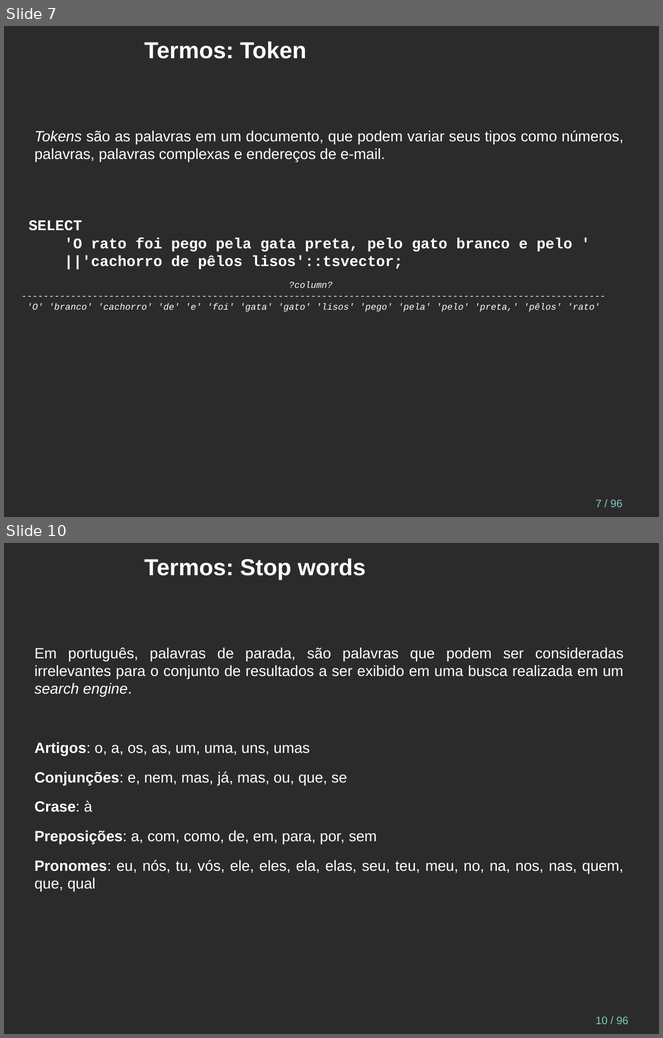
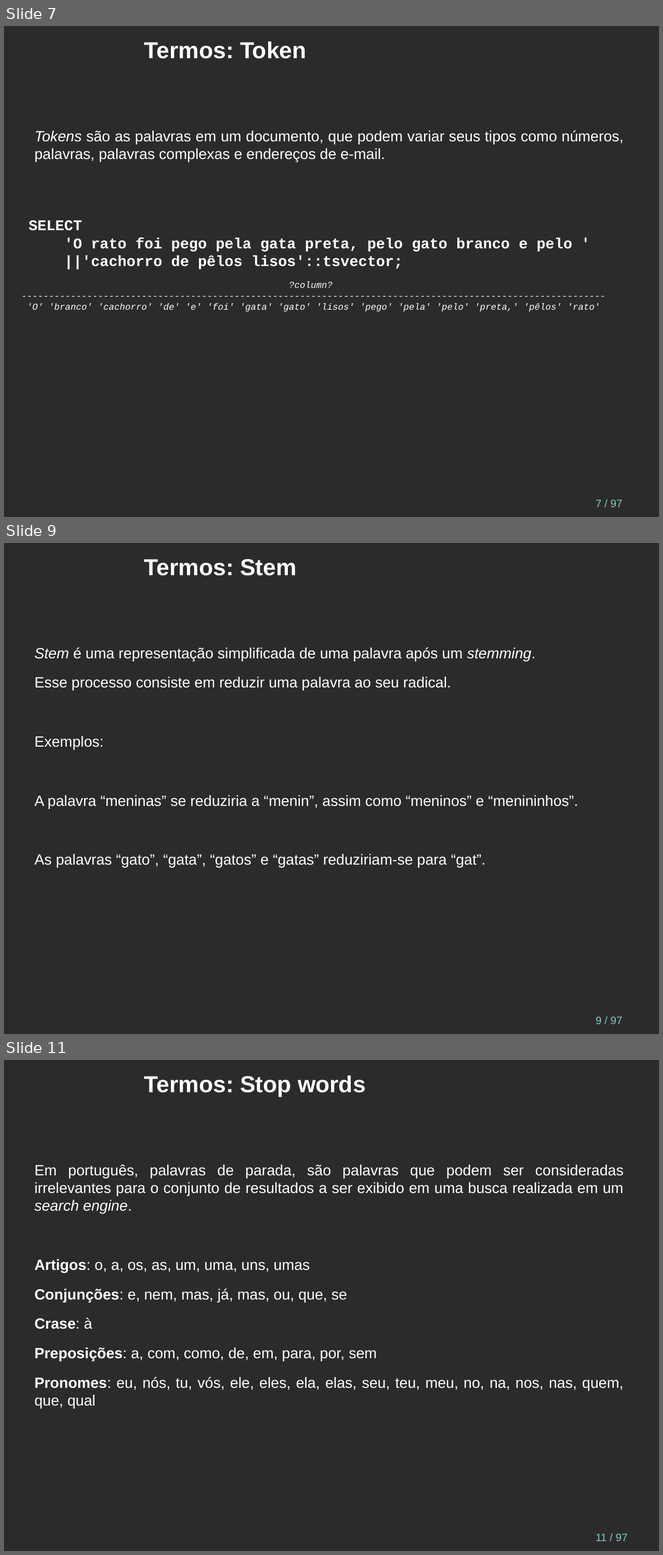
Before and after one commit to juliano777/db_fts, a slide deck: fts_pt-br.odp. Shown one above the other, each under a label of ours: slides 7 and 10 before the commit, slides 7, 9 and 11 after it; the slides between them are not shown. The pictures are 663x1038 and 663x1555 pixels, drawn with LibreOffice and Linux fonts; fonts in the diff are those of the drawing; background and template pictures are left out; a plain dark background stands for a picture behind light text. Boxes give left, top, right and bottom in pixels: in the first picture for what was removed or moved away, otherwise in the second. Text is boxed around its words. In the diff, an @@ line names an element or a change of style, - is before the commit and + after.

Commit message:
lexema e stem

```diff
--- a/fts_pt-br.odp
+++ b/fts_pt-br.odp
@@ slide 9 added at (x1=4, y1=543, x2=659, y2=1034), background picture (left out); not listed: 1 template element that a slide beside it also shows @@
@@ title added at (x1=144, y1=559, x2=297, y2=576), 28 pt, text #FFFFFF, bold @@
+Termos: Stem
@@ text added at (x1=35, y1=648, x2=578, y2=868), 18 pt, text #FFFFFF @@
+Stem é uma representação simplificada de uma palavra após um stemming.
+Esse processo consiste em reduzir uma palavra ao seu radical.
+Exemplos:
+A palavra “meninas” se reduziria a “menin”, assim como “meninos” e “menininhos”.
+As palavras “gato”, “gata”, “gatos” e “gatas” reduziriam-se para “gat”.
@@ page number at (x1=596, y1=500, x2=623, y2=508): text changed @@
-7 / 96
+7 / 97
@@ what was slide 10 is now slide 11 @@
@@ page number at (x1=596, y1=1534, x2=628, y2=1542): text changed @@
-10 / 96
+11 / 97
```
Also in this commit, not shown: 2 slides changed, 1 other slide added, 1 slide removed, 1 other file.
